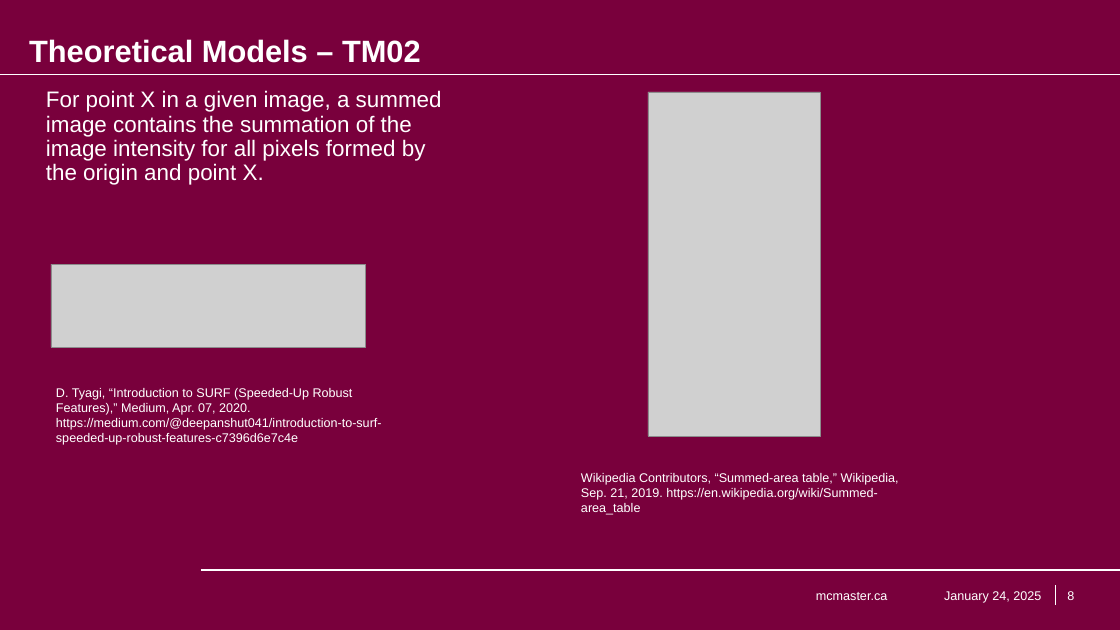
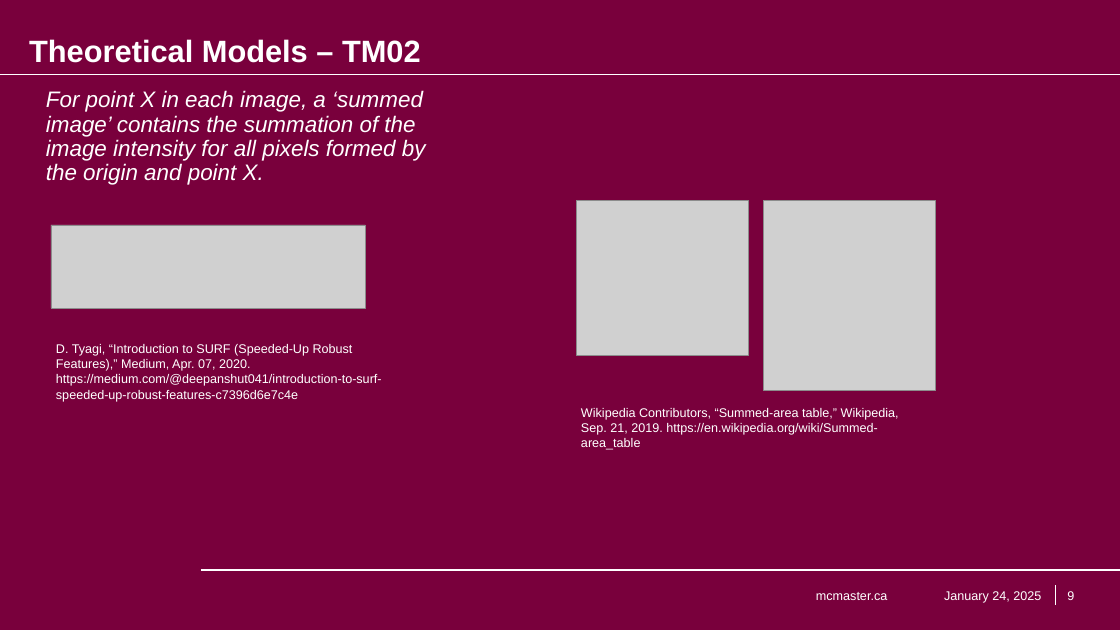
Before and after one commit to KiranSingh15/CAS-741-Image-Correspondences, a slide deck: slide 9 of docs/Presentations/SRS_Presentation/Kiran Singh - SRS Presentation - Image Feature Correspondences.pptx (slide 8 before the commit). Drawn at 1120x630 pixels with LibreOffice and Linux fonts; fonts in the diff are those of the drawing; grey boxes stand for pictures; background and template pictures are left out. Boxes give left, top, right and bottom in pixels: in the first picture for what was removed or moved away, otherwise in the second. Text is boxed around its words. In the diff, an @@ line names an element or a change of style, - is before the commit and + after.

```diff
--- a/docs/Presentations/SRS_Presentation/Kiran Singh - SRS Presentation - Image Feature Correspondences.pptx
+++ b/docs/Presentations/SRS_Presentation/Kiran Singh - SRS Presentation - Image Feature Correspondences.pptx
@@ text at box(46, 90, 426, 185): text changed; italic on @@
-For point X in a given image, a summed image contains the summation of the image intensity for all pixels formed by the origin and point X.
+For point X in each image, a ‘summed image’ contains the summation of the image intensity for all pixels formed by the origin and point X.
@@ picture: place and size @@
-picture at box(648, 92, 821, 436)
+picture at box(576, 201, 749, 355)
@@ picture added at box(764, 201, 936, 391) @@
@@ picture: place and size @@
-picture at box(51, 264, 365, 347)
+picture at box(51, 225, 365, 308)
@@ text "D. Tyagi, “Introduction to SURF ...": place and size @@
-text "D. Tyagi, “Introduction to SURF ..." at box(56, 388, 382, 445)
+text "D. Tyagi, “Introduction to SURF ..." at box(56, 344, 382, 402)
@@ text "Wikipedia Contributors, “Summed-area table,” Wikipedia, ...": place and size @@
-text "Wikipedia Contributors, “Summed-area table,” Wikipedia, ..." at box(581, 473, 899, 515)
+text "Wikipedia Contributors, “Summed-area table,” Wikipedia, ..." at box(581, 408, 899, 450)
```
Also in this commit, not shown: 11 other slides changed, 1 slide added.
